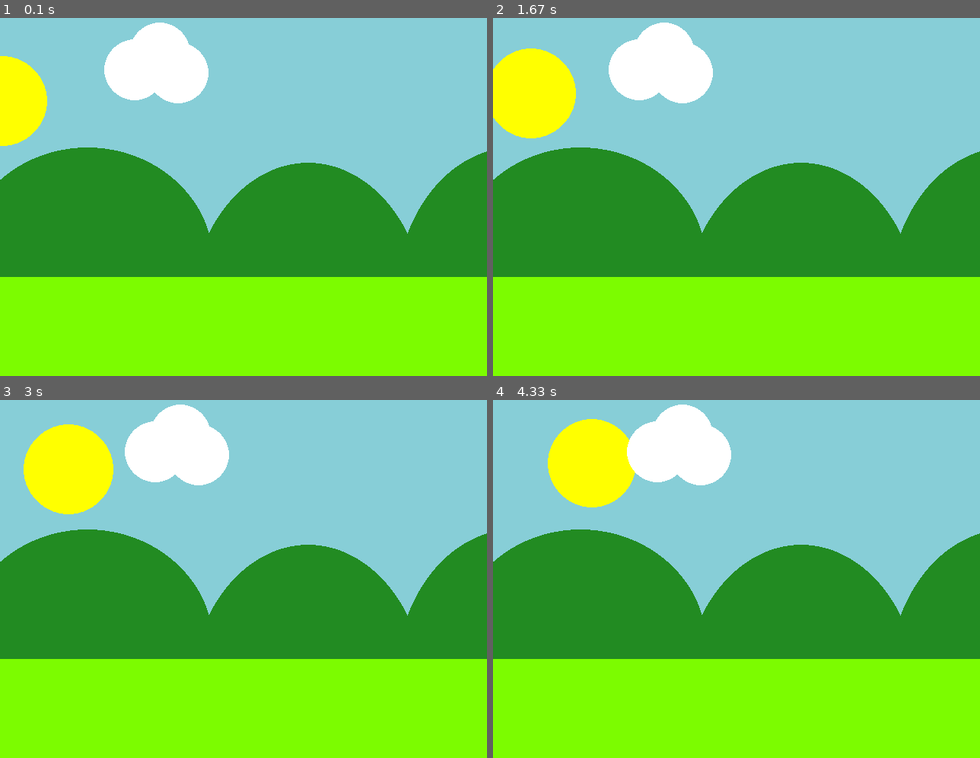
Above: before the commit, frames 1-4 (two rows, left to right).
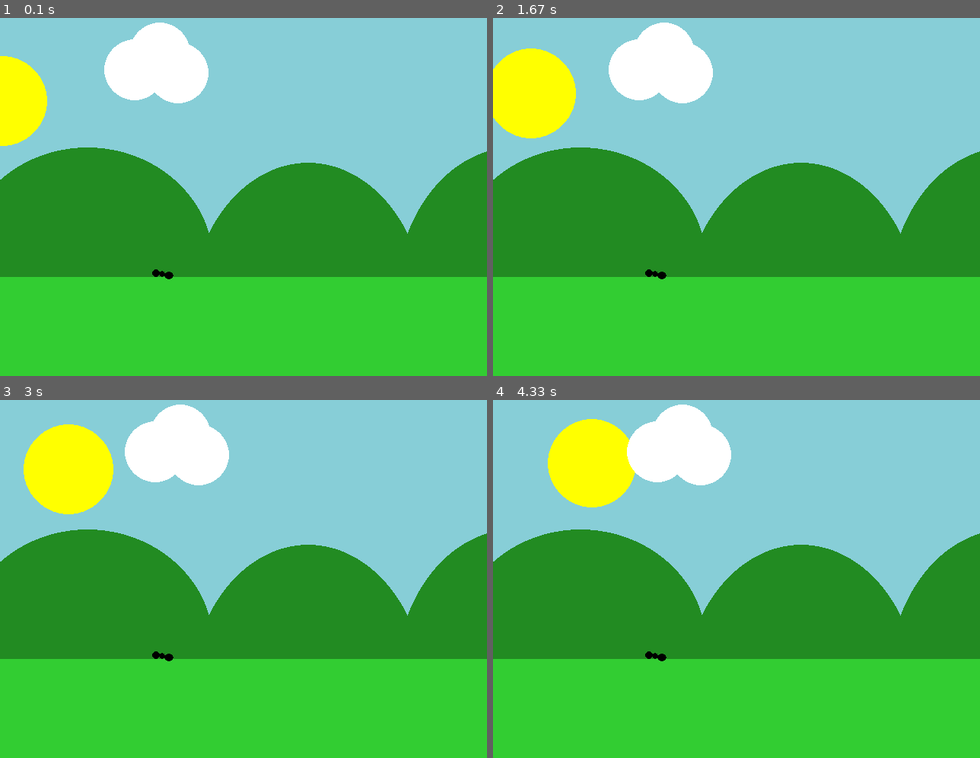
Above: after the commit, the same moments.

Repository: MineralSalt69365/ICS3U1_classwork
Game: pygame game, started from PythonPractice/Pygame/landscape.py
Same seed, same stepped clock (60 frames per second), same inputs: the game is played once before the commit and once after it.
Inputs:
- Up to frame 1 (0.1 s): no input
- Up to frame 2 (1.67 s): no input
- Up to frame 3 (3 s): no input
- Up to frame 4 (4.33 s): no input

The runs differ from the first frame. In frame 1, 28% of the frame differs, in the area x 0-100%, y 70-100%; in frame 2, 28%; in frame 3, 28%; in frame 4, 28%.

Commit message:
Update landscape.py

Diff:
--- a/PythonPractice/Pygame/landscape.py
+++ b/PythonPractice/Pygame/landscape.py
@@ -16,9 +16,11 @@
 white = (255,255, 255)
 yellow = (255,255,0)
 light_yellow = (255,255,204)
-green = (124,252,0)
+green = (50,205,50)
 dark_green = (34,139,34)
 red = (255,0,0)
+light_blue = (130, 205, 223)
+black = (0,0,0)
 
 sun_radius = 60
 cloud_x = 210
@@ -58,12 +60,18 @@
     pygame.draw.circle(screen, white, (cloud_x, cloud_y), radius)
     pygame.draw.circle(screen, white, (cloud_x-33, cloud_y+22), radius)
     pygame.draw.circle(screen, white, (cloud_x+24, cloud_y+26), radius)
-    #mountain
+    #bush
     pygame.draw.ellipse(screen, dark_green, (-50, 180, 330, 300))
     pygame.draw.ellipse(screen, dark_green, (250, 200, 310, 400))
     pygame.draw.ellipse(screen, dark_green, (520, 180, 310, 400))
     #grass
     pygame.draw.rect(screen, green, (0, 350 ,WIDTH, 350))
+    #rain
+    # pygame.draw.line(screen, white, (50, 100), (80,130))
+    pygame.draw.ellipse(screen, black, (200, 340, 10, 10))
+    pygame.draw.ellipse(screen, black, (209, 342, 8, 8))
+    pygame.draw.ellipse(screen, black, (216, 343, 12, 10))
+
     # Must be the last two lines
     # of the game loop
     pygame.display.flip()
